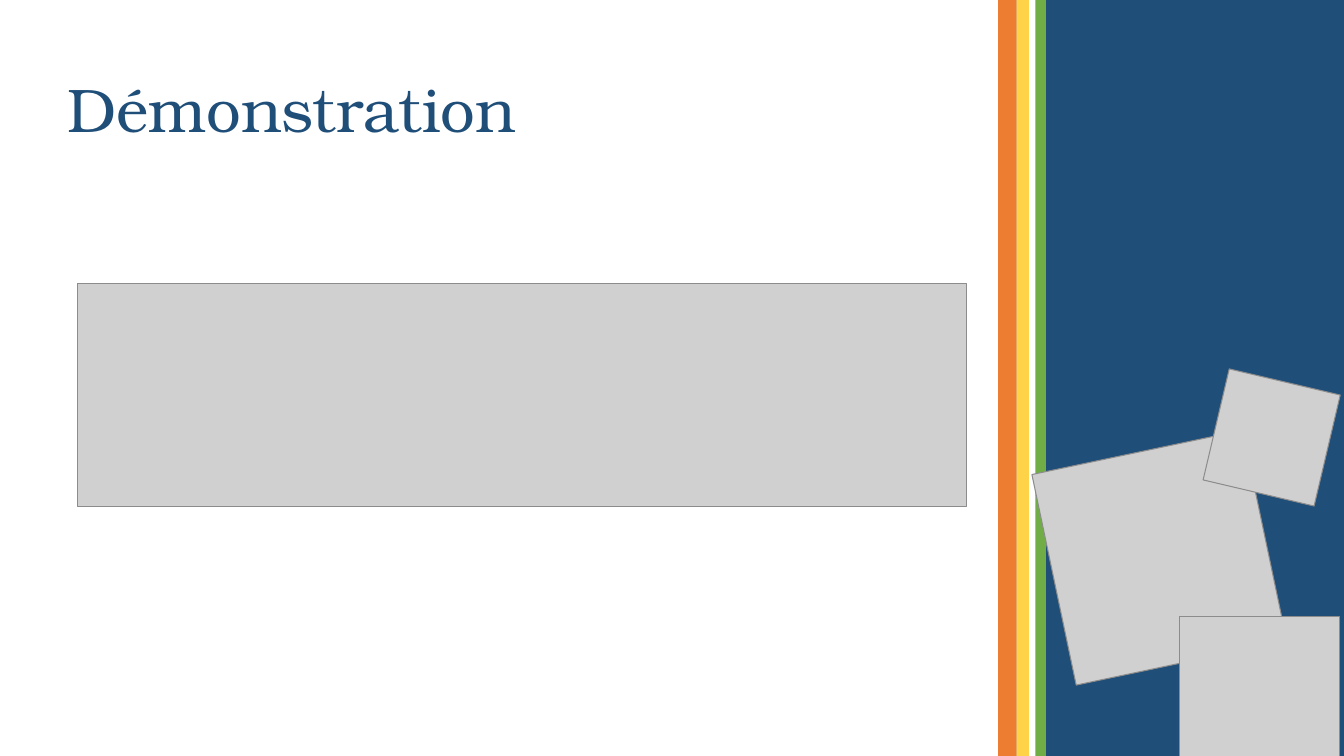
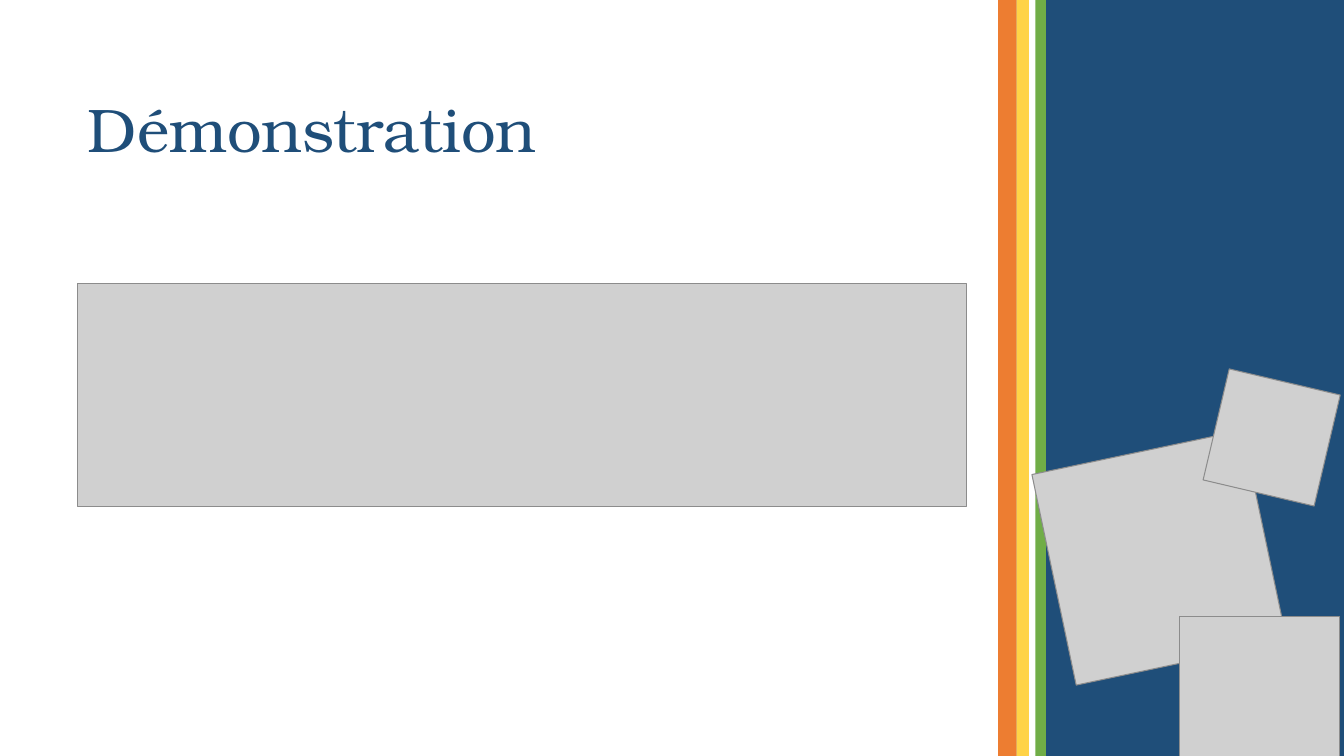
Before and after one commit to panda1936/PJT, a slide deck: slide 6 of Rendu/SchoolBoard.pptx. Drawn at 1344x756 pixels with LibreOffice and Linux fonts; fonts in the diff are those of the drawing; grey boxes stand for pictures. Boxes give left, top, right and bottom in pixels: in the first picture for what was removed or moved away, otherwise in the second. Text is boxed around its words. In the diff, an @@ line names an element or a change of style, - is before the commit and + after.

```diff
--- a/Rendu/SchoolBoard.pptx
+++ b/Rendu/SchoolBoard.pptx
@@ title "Démonstration": place and size @@
-title "Démonstration" at [68,89,516,133]
+title "Démonstration" at [88,109,536,153]
```
Also in this commit, not shown: 2 other slides changed.
